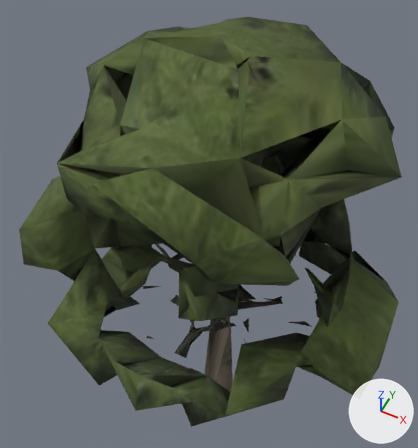
Before and after pictures for a commit that changed the glTF model public/models/flora/meshy-012/tree-1527-far.glb.
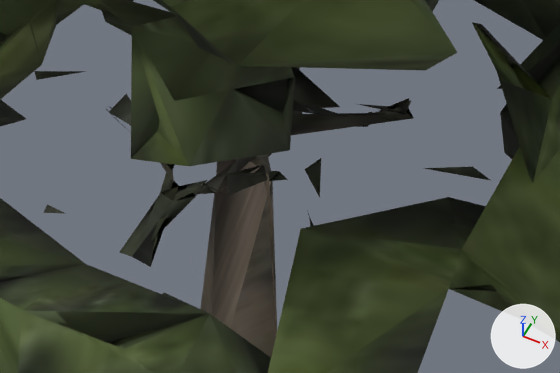
Each version appears first whole from a camera (50 mm lens) standing at (3.11, -6.84, 16.0) and looking at (-0.61, 0.59, 6.71), and next in a close-up on the part from 31% to 81% of the width and 58% to 89% of the height. Every picture has the same lights, and +X, +Y and +Z are marked at lower right. The last two pictures show the newer version. Vertices at exactly the same position are counted once.

In view in the first close-up: 'Foliage', 'Wood'.
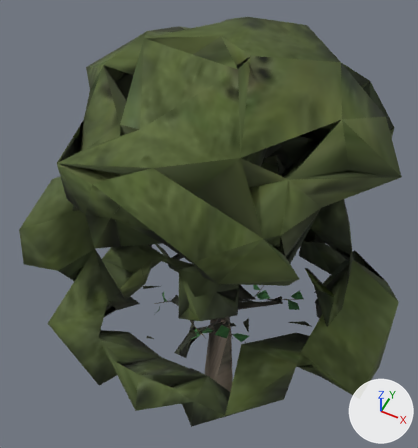
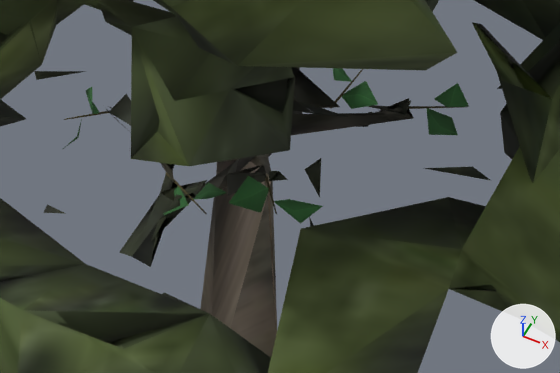
What differs and where, as boxes (x1, y1, x2, y2) in the close-ups (560 x 373 px):
'Foliage', reshaped: (0, 0, 560, 373) in both
part 1 of me_mesh_0_006, added: after (63, 68, 469, 224)

Edits to the bpy script that builds the scene:
```text
Add img_tree_1527_custom_attached_leaf_atlas:
    img_tree_1527_custom_attached_leaf_atlas = load_image('tree-1527 custom attached leaf atlas', '_unpacked/tree-1527_custom_attached_leaf_atlas', 2048, 2048, 'sRGB')
Change mat_foliage___mist_alder:
    add n4 = _N.new('ShaderNodeMath'); n4.name = 'Math'
    add n4.operation = 'SUBTRACT'
    add n4.inputs[0].default_value = 1.0  # 'Value'
    add n5 = _N.new('ShaderNodeMath'); n5.name = 'Math.001'
    add n5.operation = 'LESS_THAN'
    add n5.inputs[1].default_value = 0.35  # 'Value'
    where n3 = _N.new('ShaderNodeTexImage'); n3.name = 'Image Texture'
    n3.image: img_image_0 -> img_tree_1527_custom_attached_leaf_atlas
    where n0 = _N.new('ShaderNodeBsdfPrincipled'); n0.name = 'Principled BSDF'
    add _L.new(n4.outputs[0], n0.inputs[4])  # 'Value' to 'Alpha'
    add _L.new(n5.outputs[0], n4.inputs[1])  # 'Value' to 'Value'
    add _L.new(n3.outputs[1], n5.inputs[0])  # 'Alpha' to 'Value'
Change me_mesh_0_006:
    used by ob_foliage; location = (0.0, 0.0, 0.0)
    remove me_mesh_0_006.from_pydata(...)  # 799 vertices, 1753 faces; spans x -3.59..3.57, y -3.66..3.36, z 4.9..11.71
    add me_mesh_0_006.from_pydata(...)  # 911 vertices, 1833 faces; spans x -3.59..3.57, y -3.66..3.36, z 4.9..11.71
    me_mesh_0_006 part 1
    112 vertices are added at x -1.11..1.79, y -1.51..0.99, z 5.24..6.67
    80 new faces join them
```
